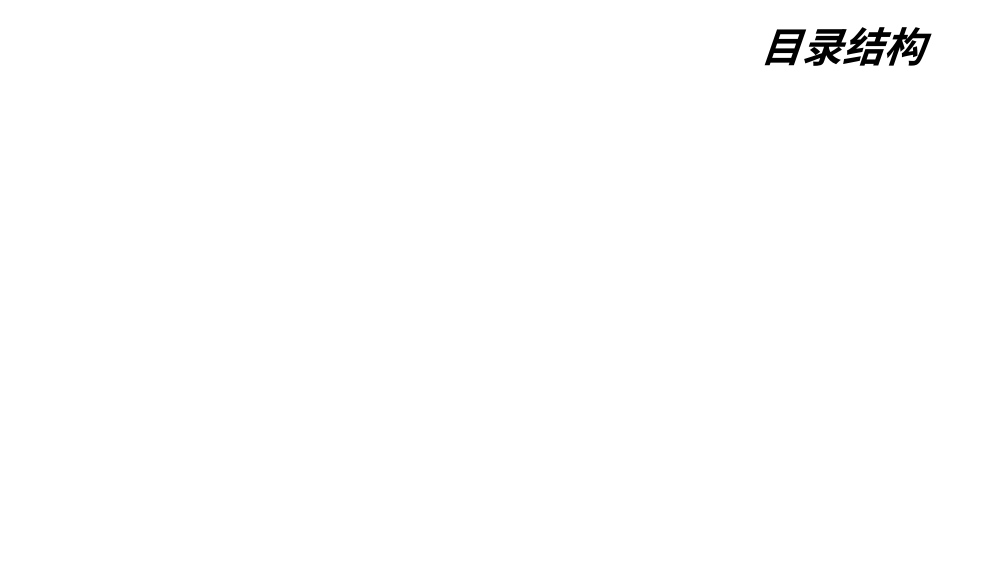
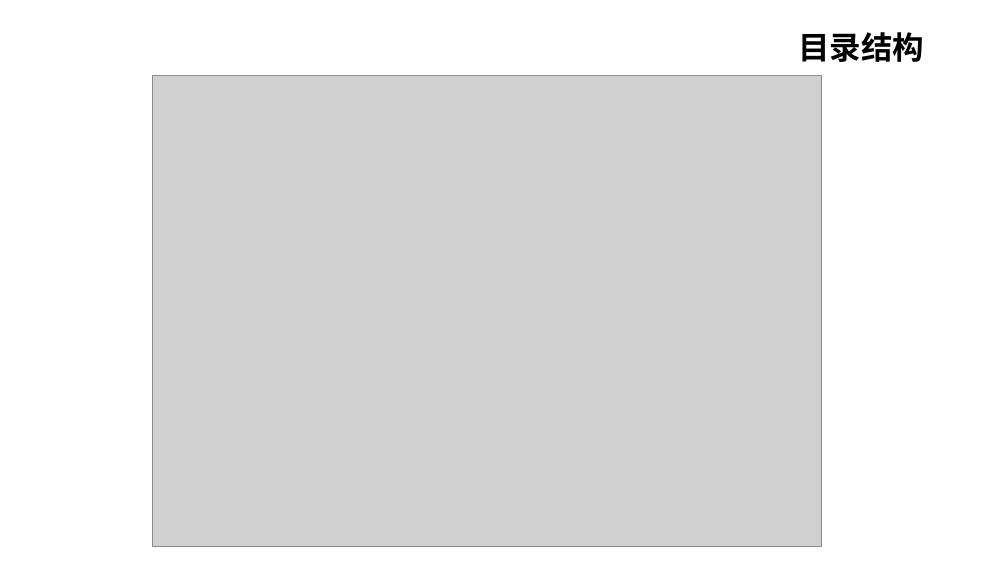
Before and after one commit to huiyaoren/CYMOOC, a slide deck: slide 5 of doc/传一在线教育网站.ppt (slide 15 before the commit). Drawn at 1008x567 pixels with LibreOffice and Linux fonts; fonts in the diff are those of the drawing; grey boxes stand for pictures. Boxes give left, top, right and bottom in pixels: in the first picture for what was removed or moved away, otherwise in the second. Text is boxed around its words. In the diff, an @@ line names an element or a change of style, - is before the commit and + after.

```diff
--- a/doc/传一在线教育网站.ppt
+++ b/doc/传一在线教育网站.ppt
@@ title "目录结构" at (798,32,924,62): size 39 to 30 pt, font Noto Sans CJK JP to Noto Sans CJK SC, italic off @@
@@ picture added at (152,76,821,546) @@
```
Also in this commit, not shown: 6 other slides changed, 8 slides added, 9 slides removed, 1 other file.
